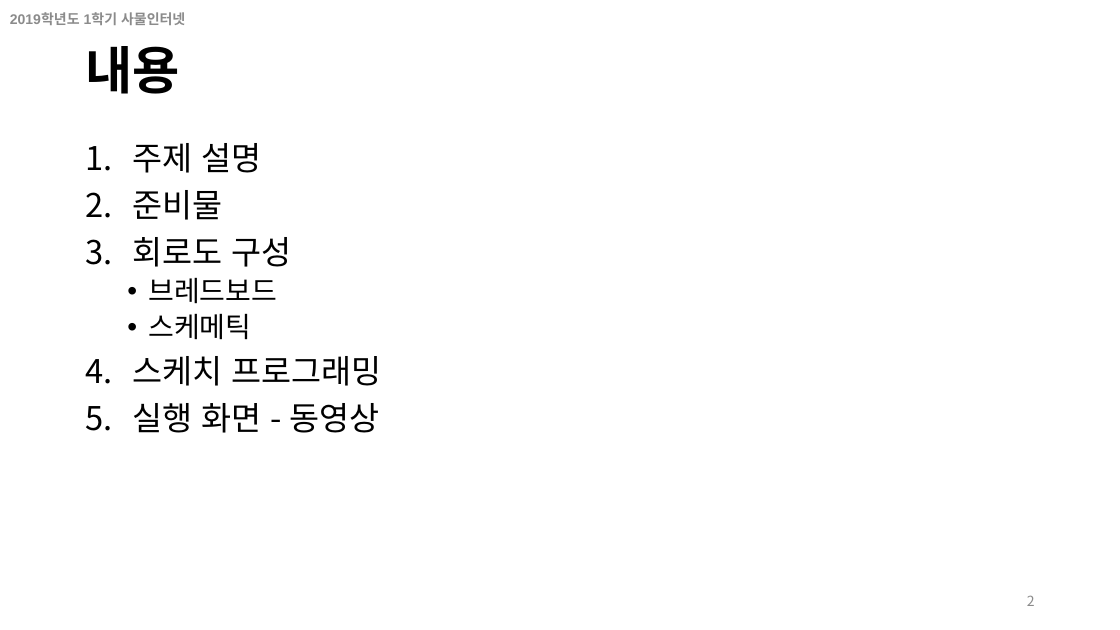
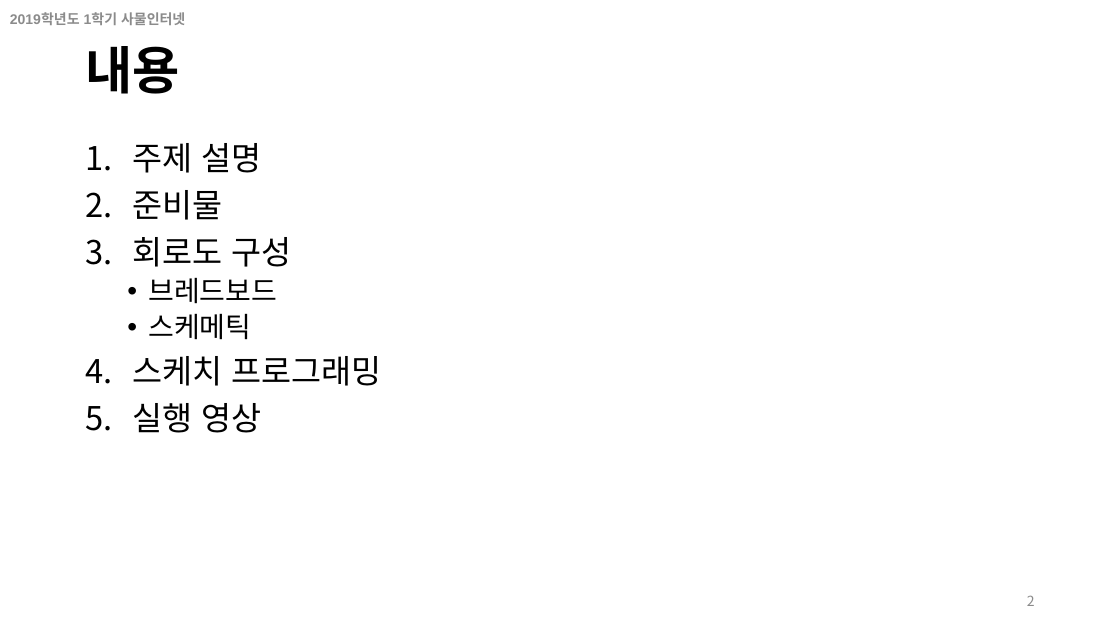
Before and after one commit to iot2019/Week13, a slide deck: slide 2 of 4. 프로젝트발표양식.pptx. Drawn at 1120x630 pixels with LibreOffice and Linux fonts; fonts in the diff are those of the drawing. Boxes give left, top, right and bottom in pixels: in the first picture for what was removed or moved away, otherwise in the second. Text is boxed around its words. In the diff, an @@ line names an element or a change of style, - is before the commit and + after.

Commit message:
2 commit

```diff
--- a/4. 프로젝트발표양식.pptx
+++ b/4. 프로젝트발표양식.pptx
@@ text at bbox=[133, 403, 262, 433]: text changed @@
-5. 실행 화면 - 동영상
+5. 실행 영상
```
Also in this commit, not shown: 1 other slide changed.
